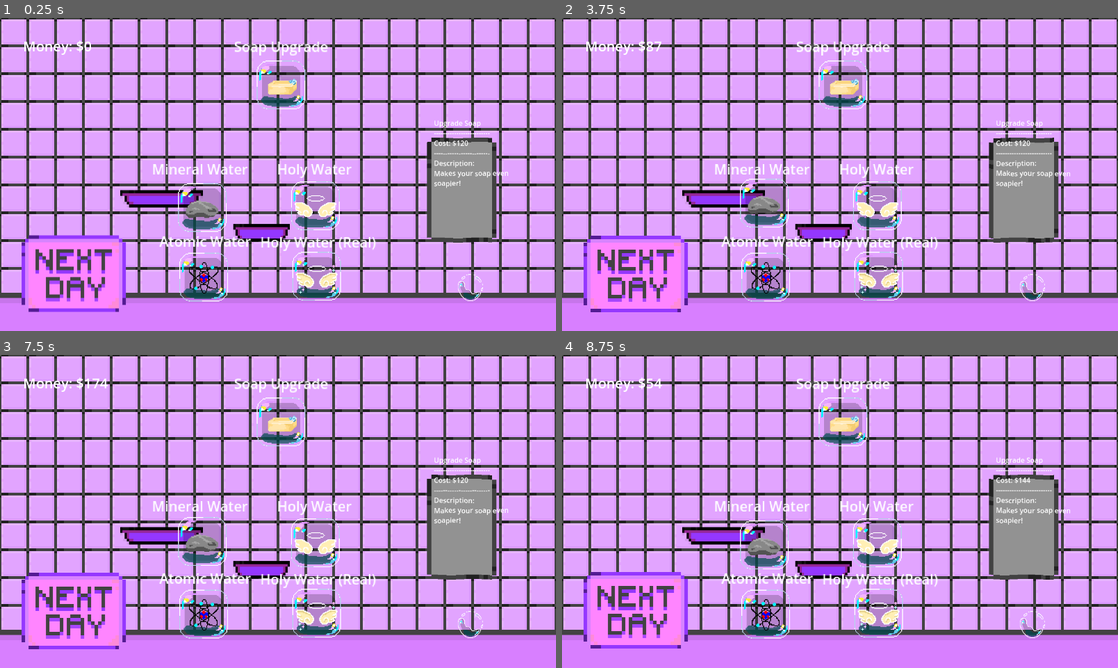
Above: before the commit, frames 1-4 (two rows, left to right).
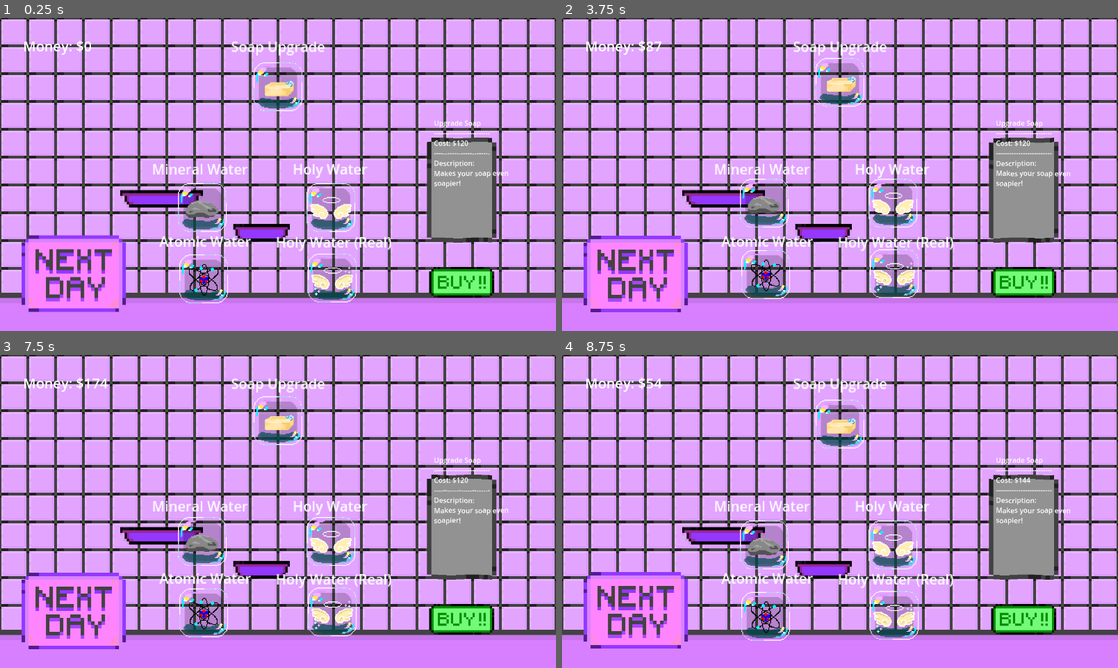
Above: after the commit, the same moments.

Repository: Topech/gamejam2025
Game: Godot game, scene res://upgrade_screen.tscn
Two runs of this game, one before a commit and one after it. Both use one fixed random seed, a clock stepped at 60 frames per second and the inputs below. This scene is started directly instead of the project's main scene. Sound files missing from this copy of the repository are replaced by a short silence.
Inputs (mouse positions are in pixels of both pictures, inside the frame that each line leads up to; where the layout moved, square brackets give the same spot in the first picture):
- Up to frame 1 (0.25 s): no input
- Up to frame 2 (3.75 s): click (634, 274) at 0.5 s; click (823, 302) at 1.25 s; click (823, 302) at 2 s; tap Enter at 2.75 s; move the mouse to (962, 158) at 2.77 s; click "To Upgrades" at 3.5 s
- Up to frame 3 (7.5 s): click (72, 611) at 4.25 s; click (261, 639) at 5 s; click (261, 639) at 5.75 s; tap Space at 6.5 s; move the mouse to (166, 527) at 6.52 s; click "To Upgrades" at 7.25 s
- Up to frame 4 (8.75 s): click (1023, 617) [1034, 624] at 8 s

The runs differ from the first frame. In frame 1, 5.6% of the frame differs, in the area x 32-89%, y 7-92%; in frame 2, 5.8%, in the area x 32-89%, y 7-91%; in frame 3, 5.6%; in frame 4, 5.8%.

Commit message:
Update upgrade_screen.tscn

Diff:
--- a/upgrade_screen.tscn
+++ b/upgrade_screen.tscn
@@ -6,14 +6,15 @@
 [ext_resource type="Texture2D" uid="uid://bg458f36mgj8d" path="res://Assets/Backgrounds/Upgrades_Screen/UpgradesShopTexture_S.png" id="2_edweg"]
 [ext_resource type="Texture2D" uid="uid://ctogr64m6e0o1" path="res://Assets/Panels/Upgrades_Screen_Panel.png" id="3_r2jn1"]
 [ext_resource type="Shader" path="res://wavy.gdshader" id="3_ul5d8"]
-[ext_resource type="Texture2D" uid="uid://dv7uj2ytr1m5k" path="res://Assets/Bubbles/bubble2.png" id="3_v1f64"]
 [ext_resource type="Texture2D" uid="uid://bgx63d7gjdqbv" path="res://Assets/Panels/Upgrades_Screen_Shelf_Purple.png" id="5_2bhk6"]
 [ext_resource type="Texture2D" uid="uid://bjgqav02xyhil" path="res://Assets/Buttons/UpgradesScreen/Next_Day_Button.png" id="6_3xpb3"]
 [ext_resource type="Shader" path="res://Bouncer.gdshader" id="6_17v14"]
 [ext_resource type="Texture2D" uid="uid://bbtt60os1kmca" path="res://Assets/Buttons/UpgradesScreen/UpgradesScreenCounter.png" id="6_635tf"]
 [ext_resource type="Script" path="res://upgrade_soap_button.gd" id="6_ahvdy"]
 [ext_resource type="Texture2D" uid="uid://y3b0h8kra5ev" path="res://Assets/Panels/Upgrades_Screen_Shelf_Purple_Large.png" id="6_aropa"]
+[ext_resource type="Texture2D" uid="uid://bo5i22uxu4tqp" path="res://Assets/Buttons/UpgradesScreen/Buy_1.png" id="12_gks3l"]
 [ext_resource type="Texture2D" uid="uid://c7wxkli07w5y4" path="res://Assets/Buttons/rock icon.png" id="13_cko8e"]
+[ext_resource type="Texture2D" uid="uid://ntjmsfrsuovo" path="res://Assets/Buttons/UpgradesScreen/Bought_1.png" id="13_kwyb6"]
 [ext_resource type="Texture2D" uid="uid://pptrt0ohc7da" path="res://Assets/Buttons/disabled rock icon.png" id="14_1aho2"]
 [ext_resource type="Texture2D" uid="uid://cgvhchdqru0ax" path="res://Assets/Buttons/holy icon.png" id="14_yh0y4"]
 [ext_resource type="Texture2D" uid="uid://djoqfmviurqt2" path="res://Assets/Buttons/atomic icon.png" id="15_dmlq0"]
@@ -79,6 +80,38 @@
 shader_parameter/sine_amplitude = Vector2(0, 3)
 shader_parameter/sine_speed = Vector2(0, 3)
 
+[sub_resource type="ShaderMaterial" id="ShaderMaterial_y42q1"]
+shader = ExtResource("6_17v14")
+shader_parameter/do_abs = null
+shader_parameter/do_quantize = null
+shader_parameter/quantize_to = 1.0
+shader_parameter/sine_amplitude = Vector2(0, 3)
+shader_parameter/sine_speed = Vector2(0, 3)
+
+[sub_resource type="ShaderMaterial" id="ShaderMaterial_f52st"]
+shader = ExtResource("6_17v14")
+shader_parameter/do_abs = null
+shader_parameter/do_quantize = null
+shader_parameter/quantize_to = 1.0
+shader_parameter/sine_amplitude = Vector2(0, 3)
+shader_parameter/sine_speed = Vector2(0, 3)
+
+[sub_resource type="ShaderMaterial" id="ShaderMaterial_pp5c6"]
+shader = ExtResource("6_17v14")
+shader_parameter/do_abs = null
+shader_parameter/do_quantize = null
+shader_parameter/quantize_to = 1.0
+shader_parameter/sine_amplitude = Vector2(0, 3)
+shader_parameter/sine_speed = Vector2(0, 3)
+
+[sub_resource type="ShaderMaterial" id="ShaderMaterial_kpx3e"]
+shader = ExtResource("6_17v14")
+shader_parameter/do_abs = null
+shader_parameter/do_quantize = null
+shader_parameter/quantize_to = 1.0
+shader_parameter/sine_amplitude = Vector2(0, 3)
+shader_parameter/sine_speed = Vector2(0, 3)
+
 [node name="UpgradeScreen" type="Control"]
 material = SubResource("ShaderMaterial_t654t")
 layout_mode = 3
@@ -180,11 +213,12 @@
 
 [node name="BuyUpgrade" type="TextureButton" parent="."]
 layout_mode = 0
-offset_left = 1051.0
-offset_top = 588.0
-offset_right = 1115.0
-offset_bottom = 652.0
-texture_normal = ExtResource("3_v1f64")
+offset_left = 988.0
+offset_top = 573.0
+offset_right = 1138.0
+offset_bottom = 643.0
+texture_normal = ExtResource("12_gks3l")
+texture_pressed = ExtResource("13_kwyb6")
 
 [node name="UpgradeMineralWater" type="TextureButton" parent="."]
 material = SubResource("ShaderMaterial_fqie1")
@@ -206,10 +240,11 @@
 text = "Mineral Water"
 
 [node name="UpgradeHolyWater" type="TextureButton" parent="."]
-layout_mode = 0
-offset_left = 670.0
+material = SubResource("ShaderMaterial_y42q1")
+layout_mode = 0
+offset_left = 706.0
 offset_top = 376.0
-offset_right = 734.0
+offset_right = 770.0
 offset_bottom = 440.0
 scale = Vector2(2, 2)
 texture_normal = ExtResource("14_yh0y4")
@@ -224,6 +259,7 @@
 text = "Holy Water"
 
 [node name="UpgradeAtomicWater" type="TextureButton" parent="."]
+material = SubResource("ShaderMaterial_f52st")
 layout_mode = 0
 offset_left = 413.0
 offset_top = 540.0
@@ -242,10 +278,11 @@
 text = "Atomic Water"
 
 [node name="UpgradeHolyWaterReal" type="TextureButton" parent="."]
-layout_mode = 0
-offset_left = 673.0
+material = SubResource("ShaderMaterial_pp5c6")
+layout_mode = 0
+offset_left = 709.0
 offset_top = 538.0
-offset_right = 737.0
+offset_right = 773.0
 offset_bottom = 602.0
 scale = Vector2(2, 2)
 texture_normal = ExtResource("16_wi5x8")
@@ -260,10 +297,11 @@
 text = "Holy Water (Real)"
 
 [node name="UpgradeSoap" type="TextureButton" parent="."]
-layout_mode = 0
-offset_left = 591.0
+material = SubResource("ShaderMaterial_kpx3e")
+layout_mode = 0
+offset_left = 584.0
 offset_top = 98.0
-offset_right = 655.0
+offset_right = 648.0
 offset_bottom = 162.0
 scale = Vector2(2, 2)
 texture_normal = ExtResource("17_8f4d1")
Not shown: 1 places in upgrade_screen.tscn that only renumber resources
